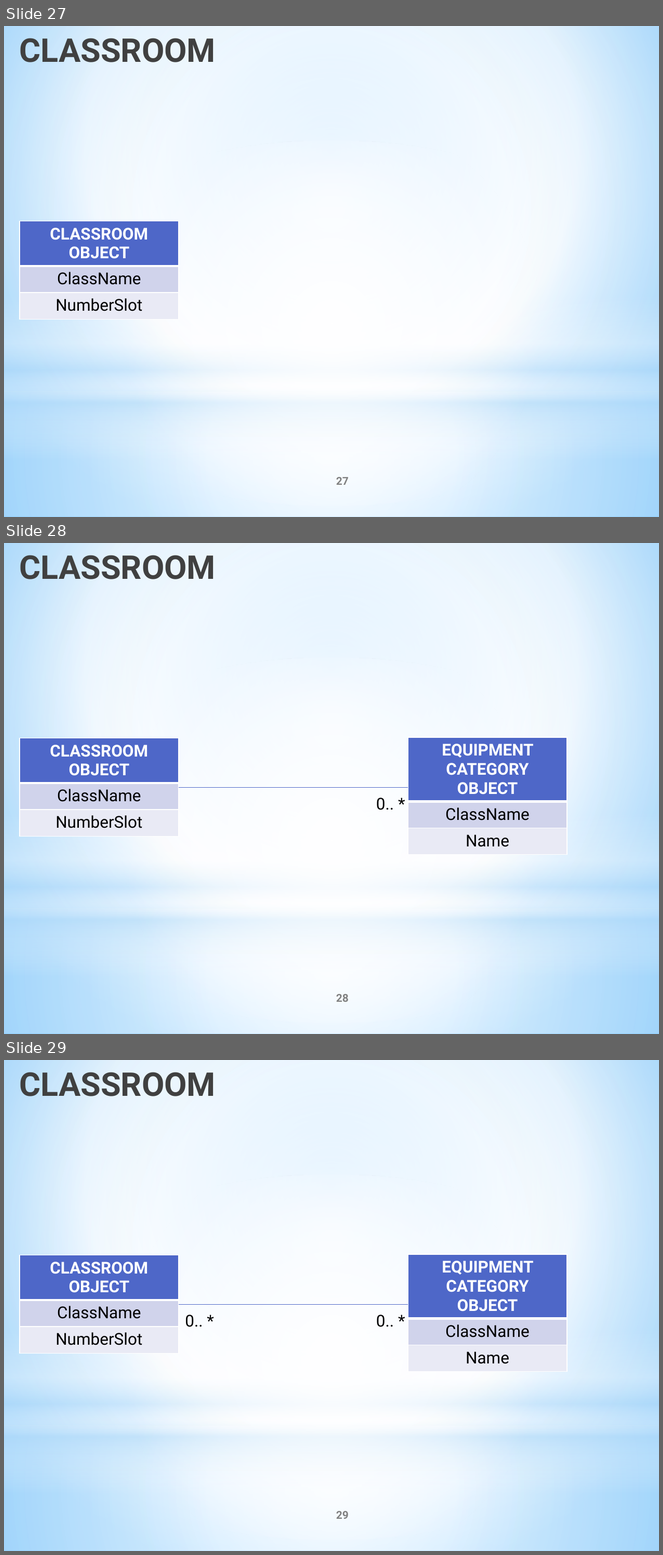
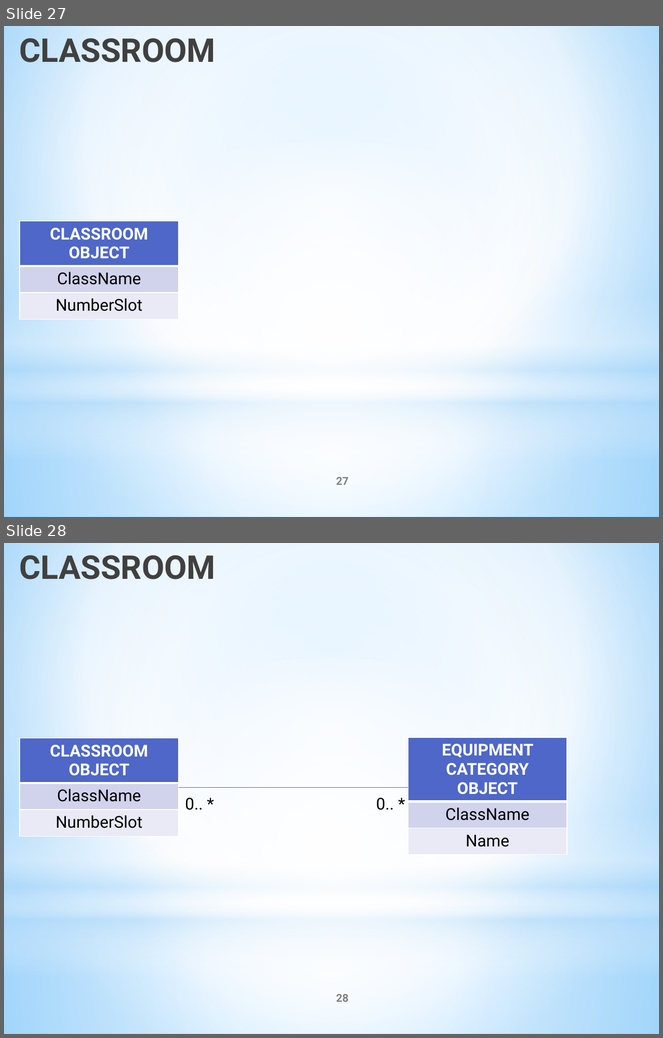
Before and after one commit to tranquang9a1/ECRM, a slide deck: Document/ECRM-Presentation v7.pptx. Shown one above the other, each under a label of ours: slides 27, 28 and 29 before the commit, slides 27 and 28 after it. The pictures are 663x1555 and 663x1038 pixels, drawn with LibreOffice and Linux fonts; fonts in the diff are those of the drawing. Boxes give left, top, right and bottom in pixels: in the first picture for what was removed or moved away, otherwise in the second. Text is boxed around its words. In the diff, an @@ line names an element or a change of style, - is before the commit and + after.

```diff
--- a/Document/ECRM-Presentation v7.pptx
+++ b/Document/ECRM-Presentation v7.pptx
@@ slide 28 removed at (4, 543, 659, 1034), background gradient #9ED5FF to #FFFFFF to #5BB9FF; not listed: 4 template elements that a slide beside it also shows @@
@@ title removed at (19, 555, 216, 579) @@
-CLASSROOM
@@ table removed at (20, 738, 179, 837), 3 rows, 1 columns @@
-CLASSROOM OBJECT
-ClassName
-NumberSlot
@@ table removed at (408, 737, 568, 849), 3 rows, 1 columns @@
-EQUIPMENT CATEGORY OBJECT
-ClassName
-Name
@@ line removed from (179, 788) to (408, 788) @@
@@ text removed at (376, 798, 394, 810) @@
-0.. *
@@ page number removed at (336, 994, 349, 1002) @@
-28
@@ what was slide 29 is now slide 28 @@
@@ page number at (336, 994, 349, 1002): text changed @@
-29
+28
```
Also in this commit, not shown: 10 slides changed, 8 slides added.
